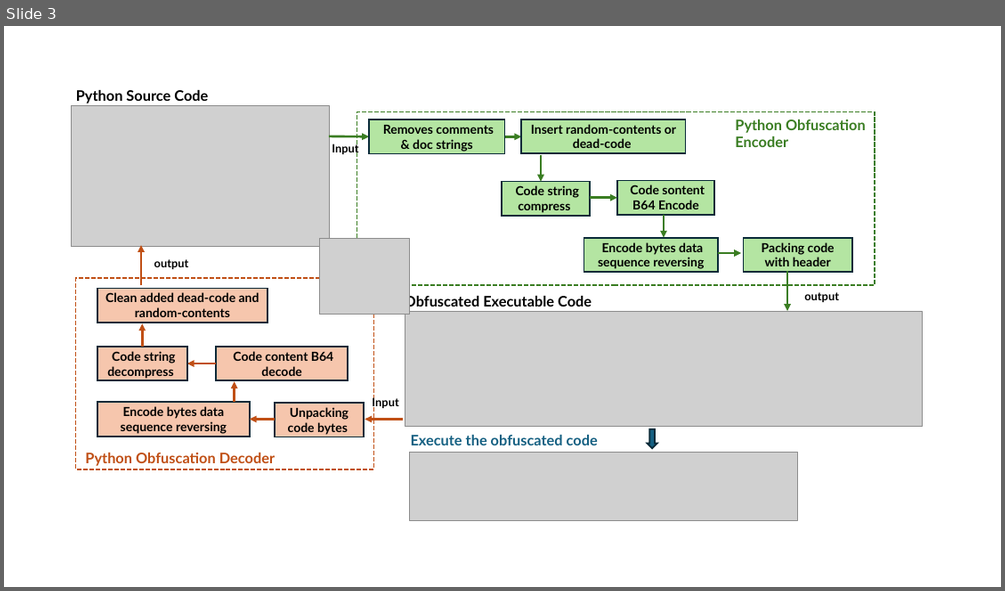
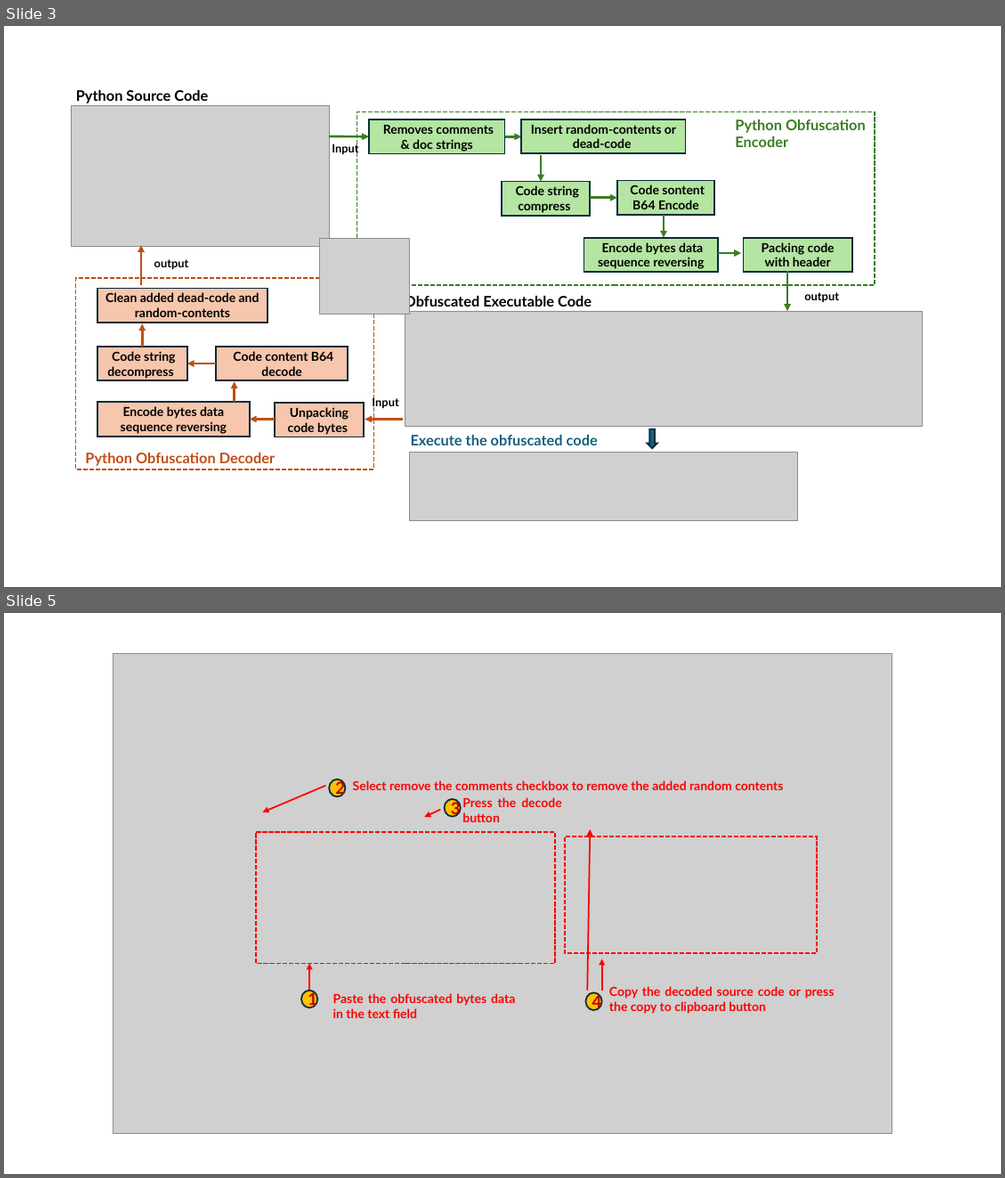
Before and after one commit to LiuYuancheng/Py-Code-Obfuscator, a slide deck: doc/designDoc.pptx. Shown one above the other, each under a label of ours: slide 3 before the commit, slides 3 and 5 after it; the slides between them are not shown. The pictures are 1005x591 and 1005x1178 pixels, drawn with LibreOffice and Linux fonts; fonts in the diff are those of the drawing; grey boxes stand for pictures. Boxes give left, top, right and bottom in pixels: in the first picture for what was removed or moved away, otherwise in the second. Text is boxed around its words. In the diff, an @@ line names an element or a change of style, - is before the commit and + after.

```diff
--- a/doc/designDoc.pptx
+++ b/doc/designDoc.pptx
@@ slide 5 added at [4,613,1001,1174], background #FFFFFF @@
@@ picture added at [113,653,892,1135] @@
@@ arrow added from (325, 786) to (263, 811), #FF0000 1.5 pt @@
@@ ellipse added at [329,779,346,796], fill #FFC000, outline #092A39 1.5 pt, 16 pt, text #C00000, bold @@
+2
@@ text added at [353,780,783,790], 12 pt, text #FF0000, bold @@
+Select remove the comments checkbox to remove the added random contents
@@ ellipse added at [445,799,461,817], fill #FFC000, outline #092A39 1.5 pt, 16 pt, text #C00000, bold @@
+3
@@ text added at [462,797,561,822], 12 pt, text #FF0000, bold @@
+Press the decode button
@@ arrow added from (441, 810) to (424, 817), #FF0000 1.5 pt @@
@@ rectangle added at [256,832,555,964], outline #FF0000 1.5 pt dashed @@
@@ rectangle added at [565,836,817,953], outline #FF0000 1.5 pt dashed @@
@@ arrow added from (587, 989) to (591, 829), #FF0000 1.5 pt @@
@@ arrow added from (602, 989) to (602, 958), #FF0000 1.5 pt @@
@@ arrow added from (310, 989) to (310, 963), #FF0000 1.5 pt @@
@@ text added at [609,986,834,1013], 12 pt, text #FF0000, bold @@
+Copy the decoded source code or press the copy to clipboard button
@@ ellipse added at [301,989,318,1007], fill #FFC000, outline #092A39 1.5 pt, 16 pt, text #C00000, bold @@
+1
@@ text added at [333,993,515,1018], 12 pt, text #FF0000, bold @@
+Paste the obfuscated bytes data in the text field
@@ ellipse added at [586,993,602,1010], fill #FFC000, outline #092A39 1.5 pt, 16 pt, text #C00000, bold @@
+4
```
Also in this commit, not shown: 1 other slide added, 9 other files.
